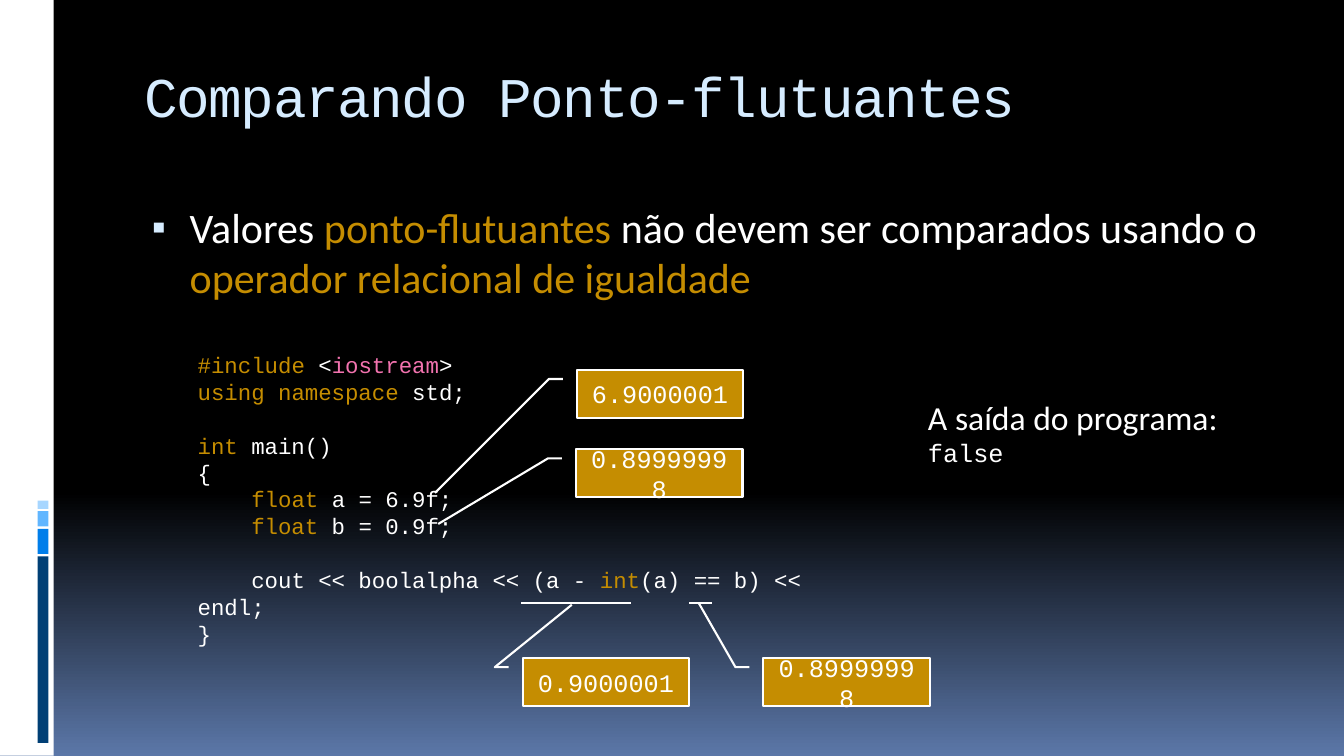
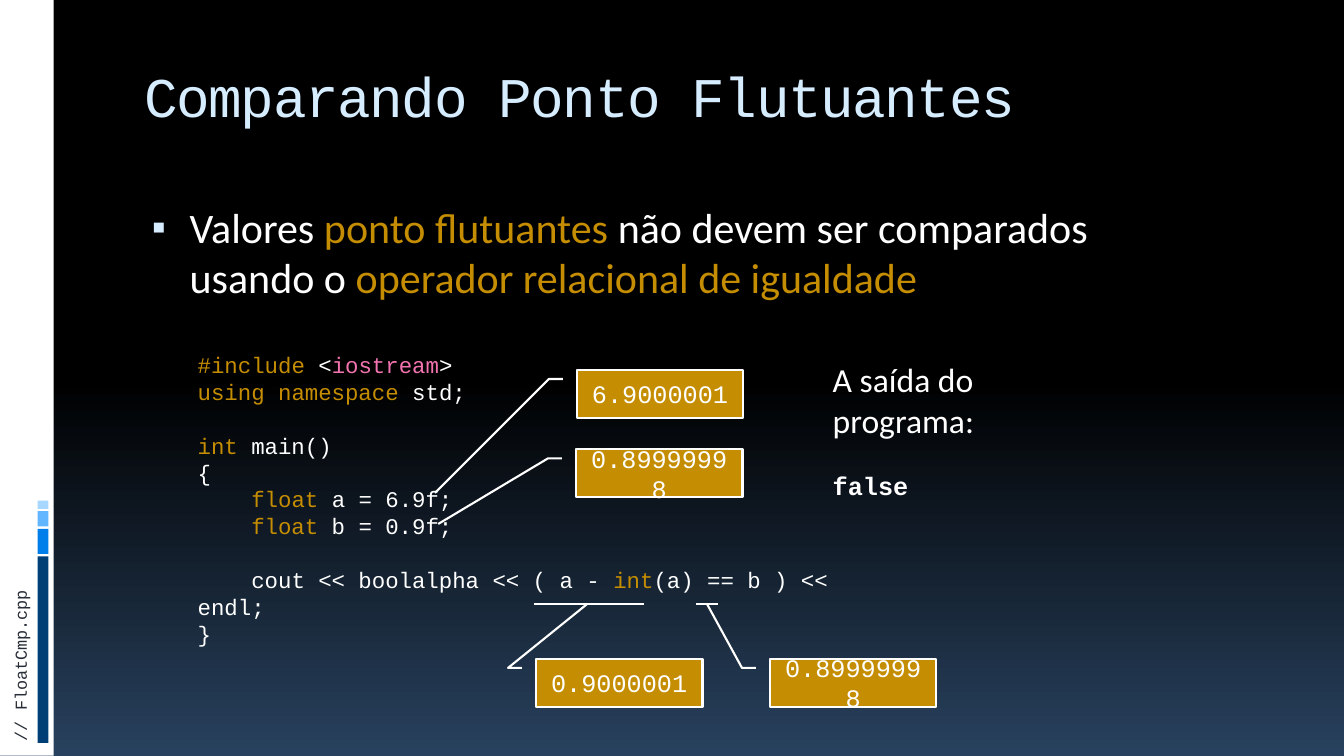
Before and after one commit to JudsonSS/ProgComp, a slide deck: slide 15 of Slides/18. Laços de Repetição While e Do-While.pptx (slide 14 before the commit). Drawn at 1344x756 pixels with LibreOffice and Linux fonts; fonts in the diff are those of the drawing. Boxes give left, top, right and bottom in pixels: in the first picture for what was removed or moved away, otherwise in the second. Text is boxed around its words. In the diff, an @@ line names an element or a change of style, - is before the commit and + after.

```diff
--- a/Slides/18. Laços de Repetição While e Do-While.pptx
+++ b/Slides/18. Laços de Repetição While e Do-While.pptx
@@ background gradient #000000 to #5B77A8 to gradient #000000 to #28415E @@
@@ title at (144,77,1015,129): text changed @@
-Comparando Ponto-flutuantes
+Comparando Ponto Flutuantes
@@ text at (190,214,1088,300): text changed @@
-▪ Valores ponto-flutuantes não devem ser comparados usando o operador relacional de igualdade
+▪ Valores ponto flutuantes não devem ser comparados
+  usando o operador relacional de igualdade
@@ text "A saída do programa:": place and size @@
-text "A saída do programa:" at (928,406,1217,463)
+text "A saída do programa:" at (833,368,974,496)
@@ text at (833,476,909,496): bold on in "false" @@
@@ text at (198,572,760,619): spaces changed @@
-cout << boolalpha << (a - int(a) == b) << endl;
+cout << boolalpha << ( a - int(a) == b ) << endl;
@@ text added at (13,602,32,707), 12 pt, text #272D38 @@
+// FloatCmp.cpp
@@ line moved from (521, 604) - (631, 604) to (534, 604) - (644, 604) @@
@@ line moved from (690, 604) - (712, 604) to (696, 604) - (718, 604) @@
@@ border callout "0.9000001" at (536,659,703,707): proportions changed @@
@@ border callout "0.9000001": place and size @@
-border callout "0.9000001" at (522,658,689,706)
+border callout "0.9000001" at (536,659,703,707)
@@ border callout "0.89999998": place and size @@
-border callout "0.89999998" at (763,658,930,706)
+border callout "0.89999998" at (770,659,937,707)
@@ border callout "0.89999998" at (770,659,937,707): proportions changed @@
```
Also in this commit, not shown: 31 other slides changed, 3 slides added, 2 slides removed, 7 other files.
